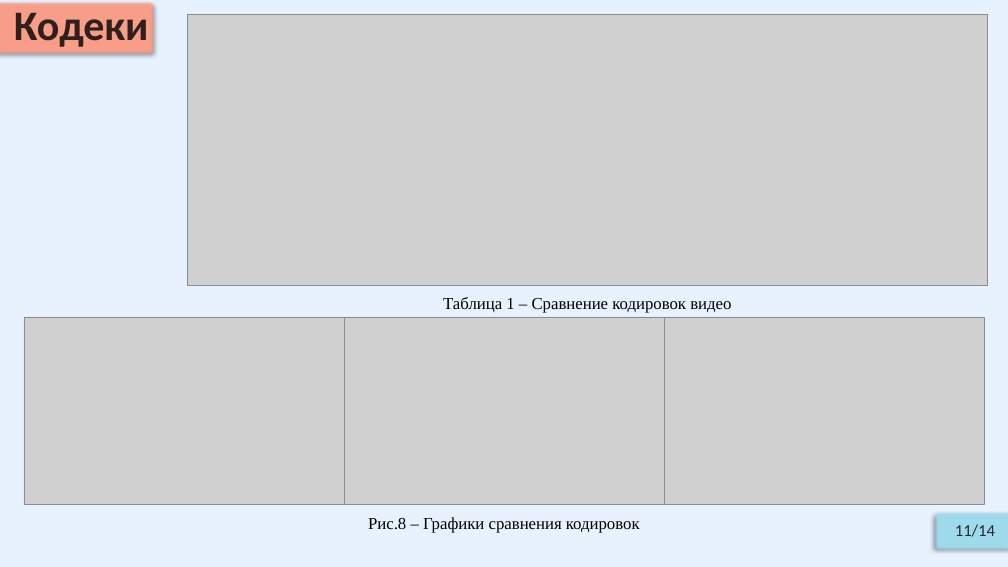
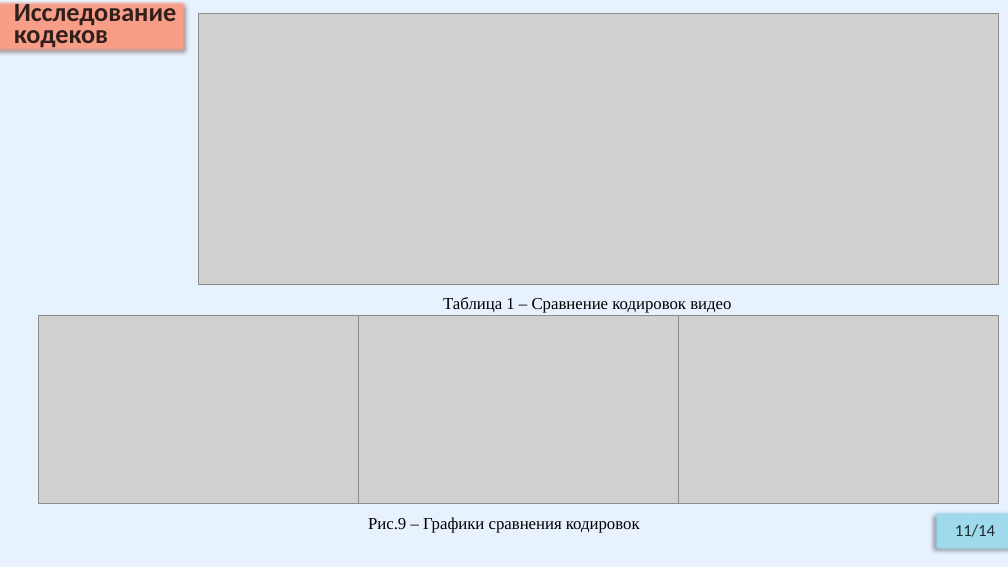
Before and after one commit to Relax-FM/Diploma, a slide deck: slide 12 of master/Diploma/presentation/OnyushevA_RK6-41M.pptx. Drawn at 1008x567 pixels with LibreOffice and Linux fonts; fonts in the diff are those of the drawing; grey boxes stand for pictures. Boxes give left, top, right and bottom in pixels: in the first picture for what was removed or moved away, otherwise in the second. Text is boxed around its words. In the diff, an @@ line names an element or a change of style, - is before the commit and + after.

```diff
--- a/master/Diploma/presentation/OnyushevA_RK6-41M.pptx
+++ b/master/Diploma/presentation/OnyushevA_RK6-41M.pptx
@@ rectangle "Исследование кодеков": place and size @@
-rectangle "Исследование кодеков" at bbox=[0, 0, 157, 57]
+rectangle "Исследование кодеков" at bbox=[0, 0, 187, 54]
@@ text in rectangle at bbox=[14, 0, 177, 48]: text changed; size 40 to 25 pt @@
-Кодеки
+Исследование кодеков
@@ picture: place and size @@
-picture at bbox=[188, 14, 988, 286]
+picture at bbox=[198, 13, 999, 284]
@@ 3 pictures: place and size @@
-3 pictures at bbox=[24, 317, 984, 504]
+3 pictures at bbox=[39, 315, 999, 503]
@@ text at bbox=[368, 517, 640, 533]: text changed @@
-Рис.8 – Графики сравнения кодировок
+Рис.9 – Графики сравнения кодировок
```
Also in this commit, not shown: 3 other slides changed, 8 other files.
